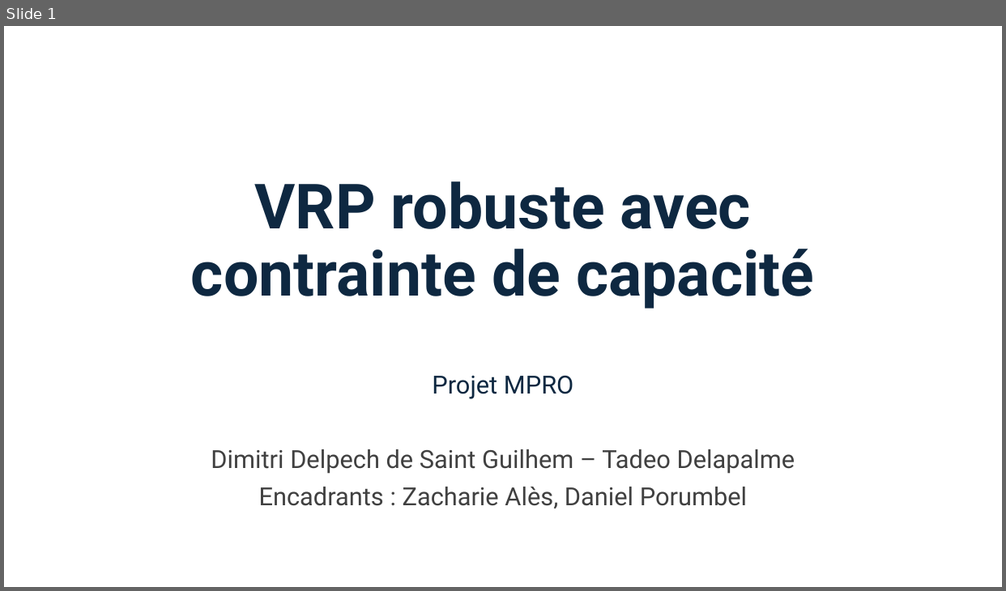
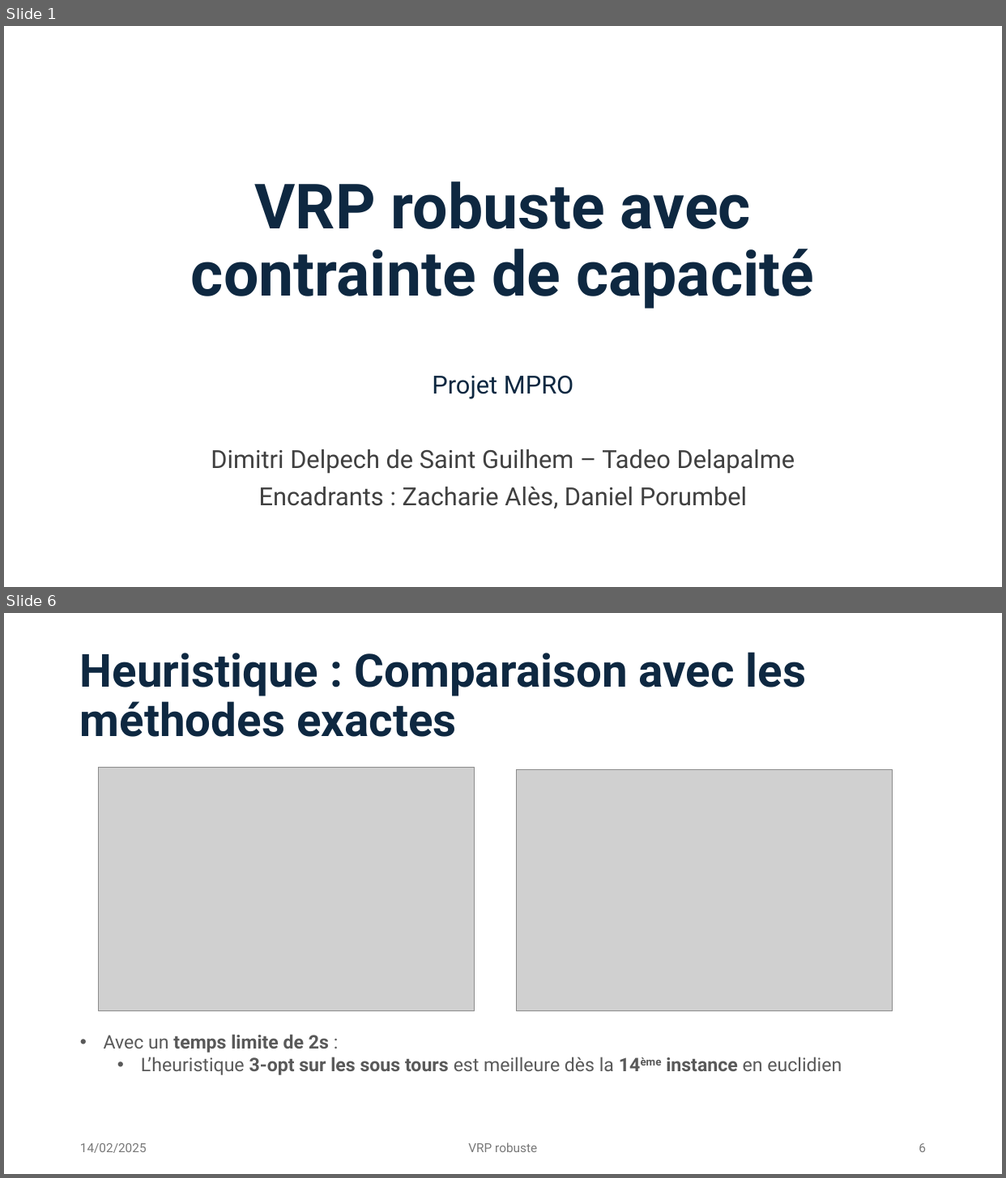
Before and after one commit to Darthkiller2Jr/projet_mpro, a slide deck: Présentation Projet.pptx. Shown one above the other, each under a label of ours: slide 1 before the commit, slides 1 and 6 after it; the slides between them are not shown. The pictures are 1006x591 and 1006x1178 pixels, drawn with LibreOffice and Linux fonts; fonts in the diff are those of the drawing; grey boxes stand for pictures. Boxes give left, top, right and bottom in pixels: in the first picture for what was removed or moved away, otherwise in the second. Text is boxed around its words. In the diff, an @@ line names an element or a change of style, - is before the commit and + after.

```diff
--- a/Présentation Projet.pptx
+++ b/Présentation Projet.pptx
@@ slide 6 added at box(4, 613, 1002, 1174), background #FFFFFF @@
@@ title added at box(80, 652, 806, 737), 44 pt, text #0E2841, bold @@
+Heuristique : Comparaison avec les méthodes exactes
@@ picture added at box(98, 767, 474, 1012) @@
@@ picture added at box(516, 770, 892, 1012) @@
@@ text added at box(104, 1034, 842, 1076), 18 pt, text #595959 @@
+• Avec un temps limite de 2s :
+  • L’heuristique 3-opt sur les sous tours est meilleure dès la 14ème instance en euclidien
@@ text added at box(80, 1144, 147, 1153), 12 pt, text #797979 @@
+14/02/2025
@@ text added at box(468, 1143, 537, 1152), 12 pt, text #797979 @@
+VRP robuste
@@ page number added at box(918, 1144, 926, 1152), 12 pt, text #797979 @@
+6
```
Also in this commit, not shown: 1 slide changed, 5 other slides added, 6 other files.
